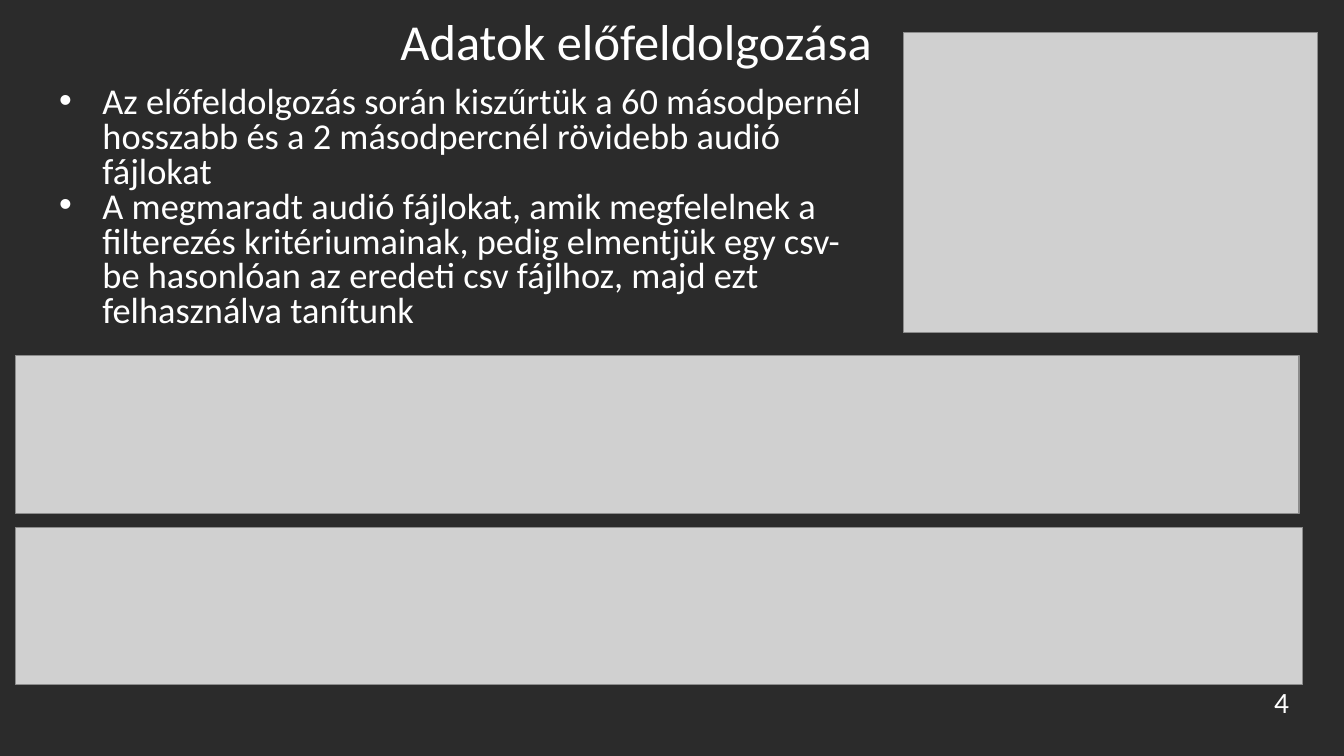
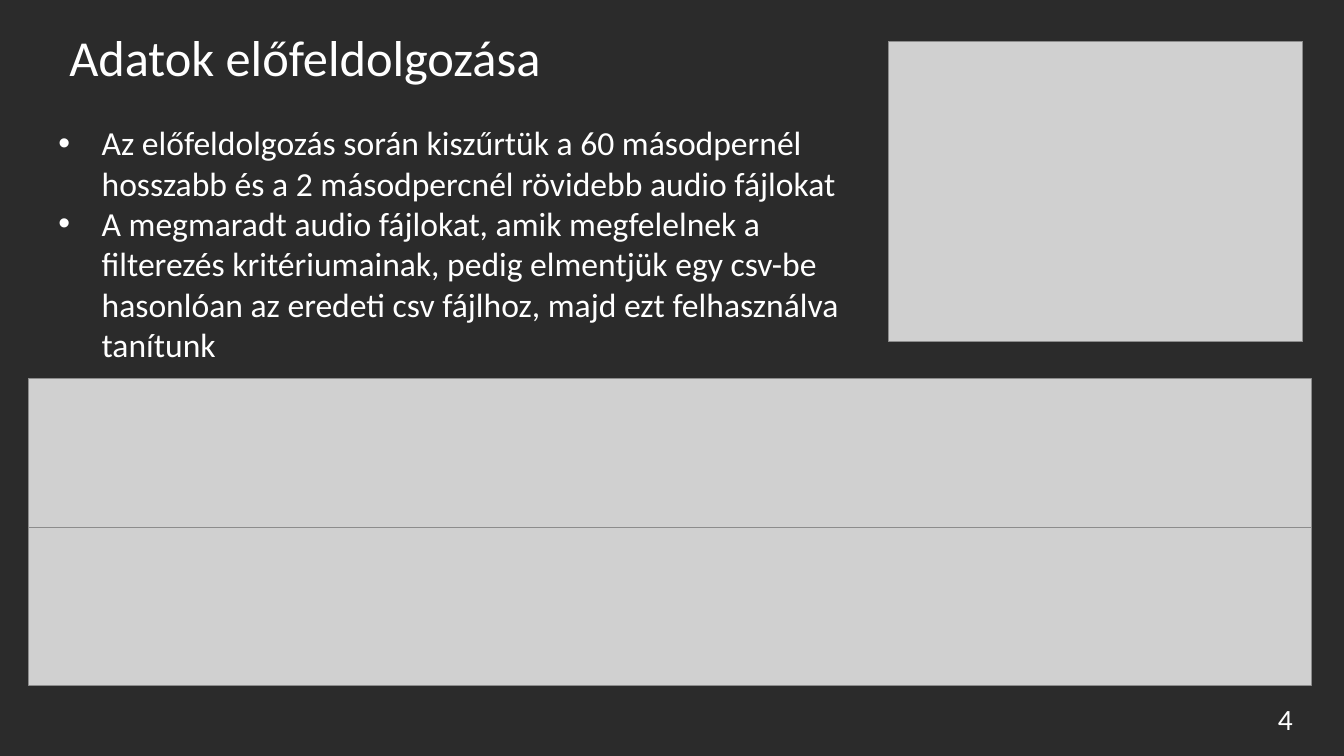
Before and after one commit to turi-mate/deepbirding, a slide deck: slide 4 of presentation.pptx. Drawn at 1344x756 pixels with LibreOffice and Linux fonts; fonts in the diff are those of the drawing; grey boxes stand for pictures; background and template pictures are left out; a plain dark background stands for a picture behind light text. Boxes give left, top, right and bottom in pixels: in the first picture for what was removed or moved away, otherwise in the second. Text is boxed around its words. In the diff, an @@ line names an element or a change of style, - is before the commit and + after.

```diff
--- a/presentation.pptx
+++ b/presentation.pptx
@@ title "Adatok előfeldolgozása" moved from (x1=400, y1=25, x2=872, y2=69) to (x1=69, y1=41, x2=541, y2=85) @@
@@ title "Adatok előfeldolgozása" at (x1=69, y1=41, x2=541, y2=85): alignment centre to left @@
@@ picture moved from (x1=903, y1=32, x2=1318, y2=333) to (x1=889, y1=41, x2=1304, y2=342) @@
@@ text at (x1=102, y1=131, x2=839, y2=358): text changed; size 26 to 24 pt @@
-• Az előfeldolgozás során kiszűrtük a 60 másodpernél hosszabb és a 2 másodpercnél rövidebb audió fájlokat
-• A megmaradt audió fájlokat, amik megfelelnek a filterezés kritériumainak, pedig elmentjük egy csv-be hasonlóan az eredeti csv fájlhoz, majd ezt felhasználva tanítunk
+• Az előfeldolgozás során kiszűrtük a 60 másodpernél hosszabb és a 2 másodpercnél rövidebb audio fájlokat
+• A megmaradt audio fájlokat, amik megfelelnek a filterezés kritériumainak, pedig elmentjük egy csv-be hasonlóan az eredeti csv fájlhoz, majd ezt felhasználva tanítunk
@@ picture moved from (x1=16, y1=356, x2=1300, y2=513) to (x1=28, y1=379, x2=1312, y2=536) @@
@@ picture resized from (x1=16, y1=527, x2=1304, y2=685) to (x1=28, y1=528, x2=1312, y2=686) @@
@@ page number moved from (x1=1274, y1=694, x2=1289, y2=713) to (x1=1278, y1=711, x2=1293, y2=730) @@
```
Also in this commit, not shown: 7 other slides changed.
